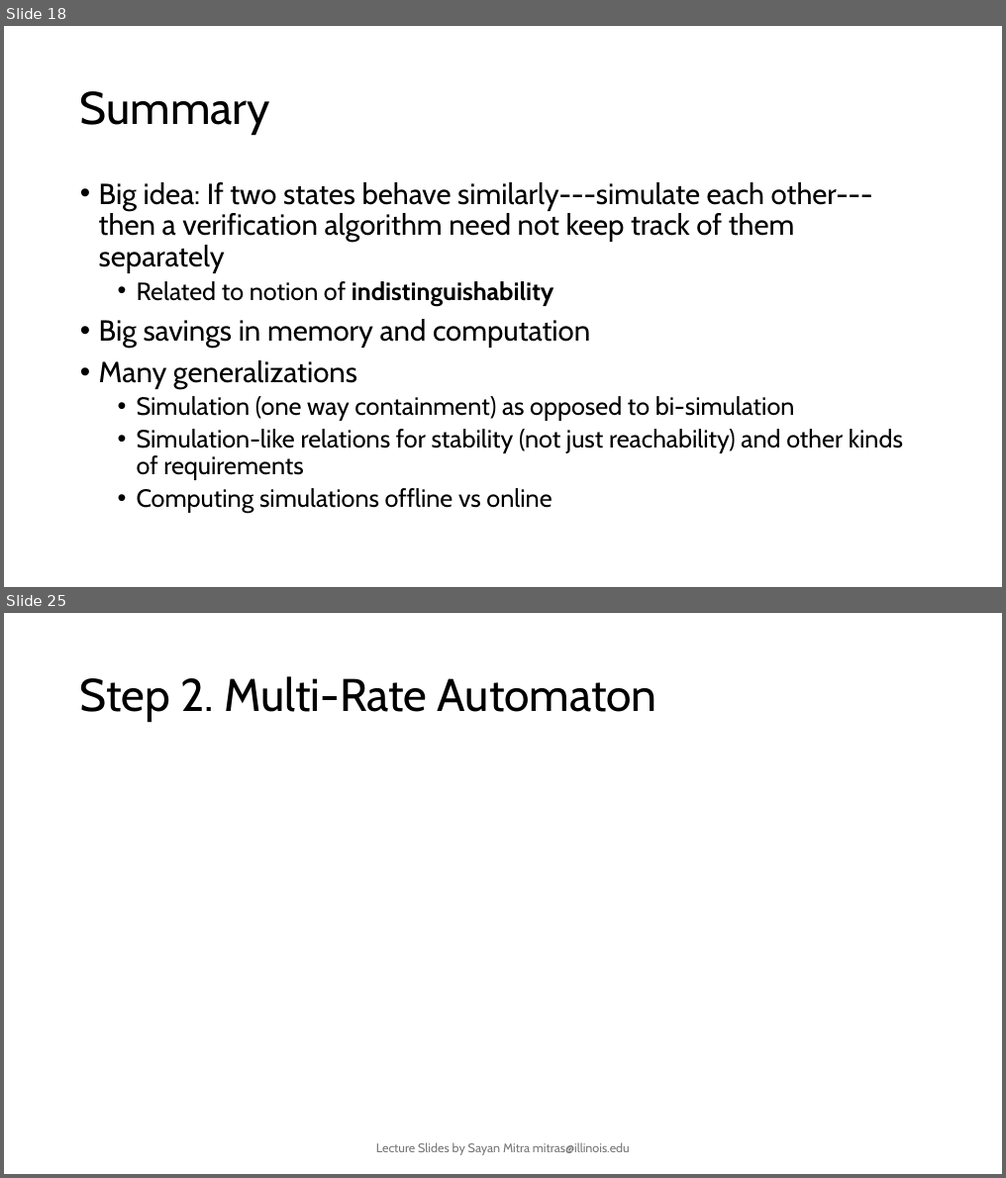
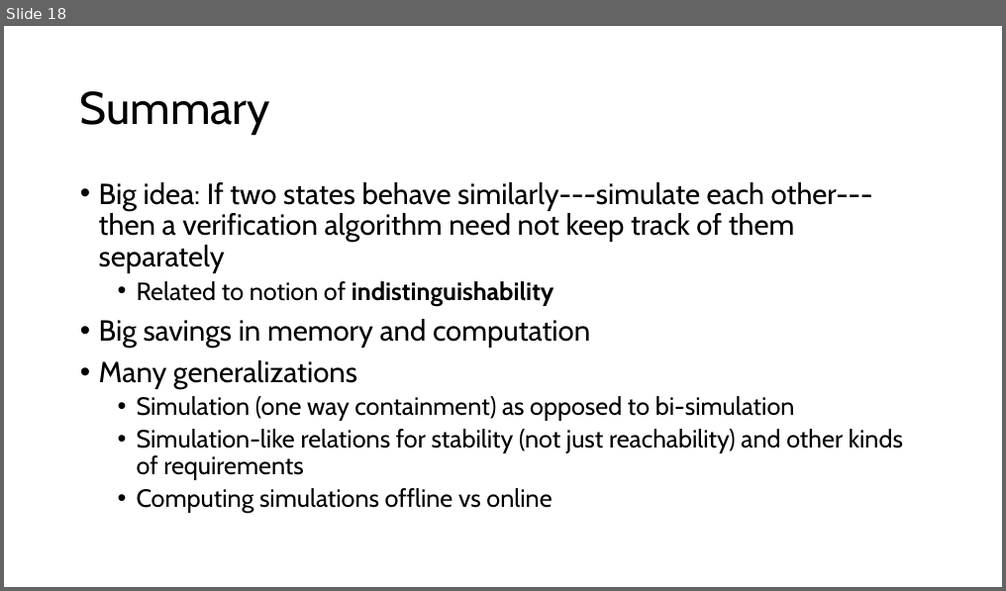
Before and after one commit to sayanmitracode/cpsbooksite, a slide deck: Slides/2025/L15_ITA.pptx. Shown one above the other, each under a label of ours: slides 18 and 25 before the commit, slide 18 after it; the slides between them are not shown. The pictures are 1006x1178 and 1006x591 pixels, drawn with LibreOffice and Linux fonts; fonts in the diff are those of the drawing; grey boxes stand for pictures. Boxes give left, top, right and bottom in pixels: in the first picture for what was removed or moved away, otherwise in the second. Text is boxed around its words. In the diff, an @@ line names an element or a change of style, - is before the commit and + after.

```diff
--- a/Slides/2025/L15_ITA.pptx
+++ b/Slides/2025/L15_ITA.pptx
@@ slide 25 removed at [4,613,1002,1174], background #FFFFFF @@
@@ title removed at [80,676,657,722] @@
-Step 2. Multi-Rate Automaton
@@ text removed at [376,1143,630,1156] @@
-Lecture Slides by Sayan Mitra mitras@illinois.edu
```
Also in this commit, not shown: 24 other slides removed, 4 other files.
